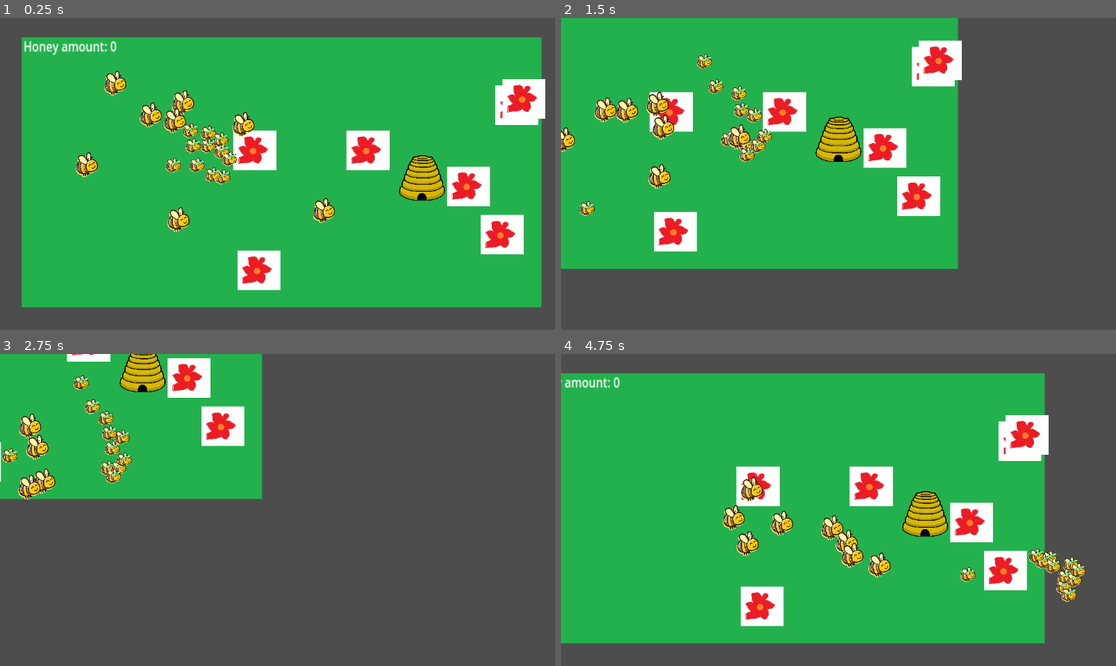
Above: before the commit, frames 1-4 (two rows, left to right).
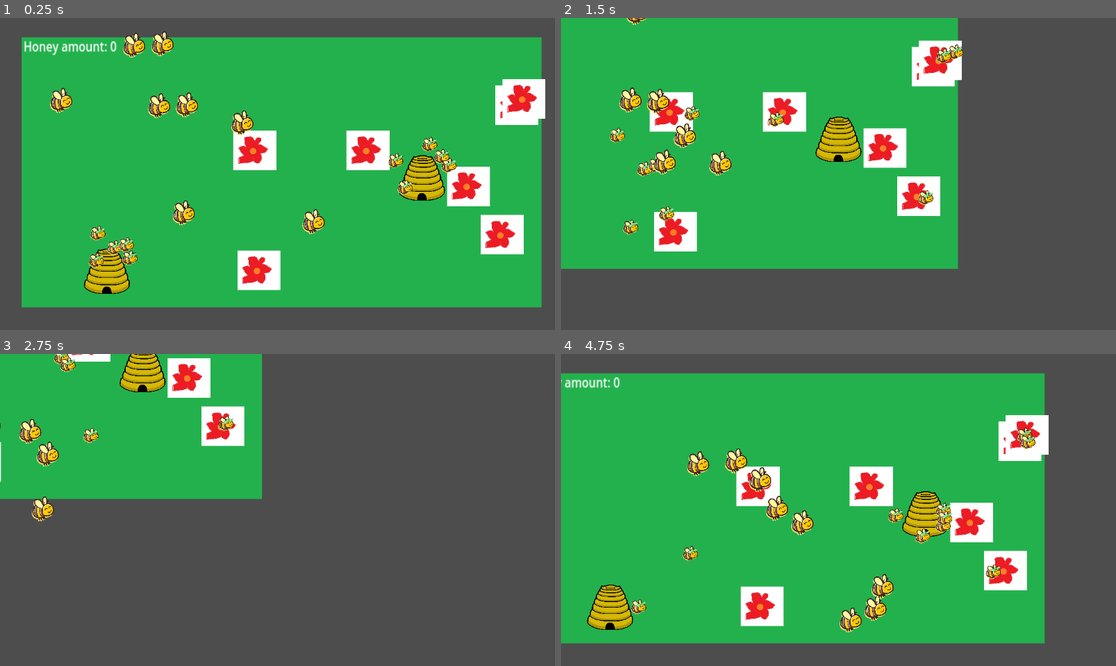
Above: after the commit, the same moments.

Repository: jam53/GMTK-Gamejam-2024
Game: Godot game, scene res://scenes/lawn.tscn
The game is run twice, just before and just after one commit, with the same random seed, the same clock (stepped at 60 frames per second) and the same inputs.
Inputs (mouse positions are in pixels of both pictures, inside the frame that each line leads up to):
- Up to frame 1 (0.25 s): no input
- Up to frame 2 (1.5 s): move the mouse to (960, 158) at 0.52 s; hold D (right) 0.53-1.28 s; tap Z (disable_follow) at 0.6, 1.35 s; click (960, 158) at 0.67 s; move the mouse to (727, 189) at 1.27 s; hold S (down) from 1.28 s (still down)
- Up to frame 3 (2.75 s): move the mouse to (333, 441) at 2.02 s; release S (down) at 2.03 s; hold D (right) from 2.03 s (still down); tap Z (disable_follow) at 2.1 s
- Up to frame 4 (4.75 s): move the mouse to (810, 572) at 2.77 s; release D (right) at 2.78 s; hold W (up) 2.78-3.53 s; tap Z (disable_follow) at 2.85, 3.6, 4.35 s; click (810, 572) at 2.92 s; move the mouse to (1005, 556) at 3.52 s; hold A (left) from 3.53 s (still down); move the mouse to (672, 463) at 4.27 s

The runs differ from the first frame. In frame 1, 5.6% of the frame differs, in the area x 9-83%, y 4-89%; in frame 2, 4.1%; in frame 3, 2.6%; in frame 4, 6.0%, in the area x 4-95%, y 23-90%.

Commit message:
Added spawn mechanic to hives

Diff:
--- a/scenes/lawn.tscn
+++ b/scenes/lawn.tscn
@@ -1,9 +1,8 @@
-[gd_scene load_steps=8 format=3 uid="uid://c4a7rjdvsbiot"]
+[gd_scene load_steps=7 format=3 uid="uid://c4a7rjdvsbiot"]
 
 [ext_resource type="Script" path="res://scripts/game_manager.gd" id="1_a2cg8"]
-[ext_resource type="Texture2D" path="res://assets/sprites/Grass.jpg" id="1_vh6ib"]
+[ext_resource type="Texture2D" uid="uid://binims7yi7qeu" path="res://assets/sprites/Grass.jpg" id="1_vh6ib"]
 [ext_resource type="Script" path="res://scripts/Player.gd" id="2_j2s3r"]
-[ext_resource type="PackedScene" uid="uid://njuanacax6rs" path="res://scenes/pollinator.tscn" id="2_n0x6s"]
 [ext_resource type="PackedScene" uid="uid://cod0dvo24bwsr" path="res://scenes/hive.tscn" id="2_qycfm"]
 [ext_resource type="PackedScene" uid="uid://b1ykum5n2wew4" path="res://scenes/flower_spawner.tscn" id="3_amc8p"]
 [ext_resource type="PackedScene" uid="uid://dply1skjqut7x" path="res://scenes/bee.tscn" id="4_2lnta"]
@@ -26,52 +25,11 @@
 position = Vector2(545, 286)
 texture = ExtResource("1_vh6ib")
 
-[node name="Pollinator" parent="." node_paths=PackedStringArray("hive") instance=ExtResource("2_n0x6s")]
-position = Vector2(374, 269)
-hive = NodePath("../Hive")
-
-[node name="Pollinator2" parent="." node_paths=PackedStringArray("hive") instance=ExtResource("2_n0x6s")]
-position = Vector2(374, 269)
-hive = NodePath("../Hive")
-
-[node name="Pollinator3" parent="." node_paths=PackedStringArray("hive") instance=ExtResource("2_n0x6s")]
-position = Vector2(374, 269)
-hive = NodePath("../Hive")
-
-[node name="Pollinator4" parent="." node_paths=PackedStringArray("hive") instance=ExtResource("2_n0x6s")]
-position = Vector2(374, 269)
-hive = NodePath("../Hive")
-
-[node name="Pollinator5" parent="." node_paths=PackedStringArray("hive") instance=ExtResource("2_n0x6s")]
-position = Vector2(374, 269)
-hive = NodePath("../Hive")
-
-[node name="Pollinator6" parent="." node_paths=PackedStringArray("hive") instance=ExtResource("2_n0x6s")]
-position = Vector2(374, 269)
-hive = NodePath("../Hive")
-
-[node name="Pollinator7" parent="." node_paths=PackedStringArray("hive") instance=ExtResource("2_n0x6s")]
-position = Vector2(374, 269)
-hive = NodePath("../Hive")
-
-[node name="Pollinator8" parent="." node_paths=PackedStringArray("hive") instance=ExtResource("2_n0x6s")]
-position = Vector2(374, 269)
-hive = NodePath("../Hive")
-
-[node name="Pollinator9" parent="." node_paths=PackedStringArray("hive") instance=ExtResource("2_n0x6s")]
-position = Vector2(374, 269)
-hive = NodePath("../Hive")
-
-[node name="Pollinator10" parent="." node_paths=PackedStringArray("hive") instance=ExtResource("2_n0x6s")]
-position = Vector2(374, 269)
-hive = NodePath("../Hive")
-
-[node name="Pollinator11" parent="." node_paths=PackedStringArray("hive") instance=ExtResource("2_n0x6s")]
-position = Vector2(374, 269)
-hive = NodePath("../Hive")
-
 [node name="Hive" parent="." instance=ExtResource("2_qycfm")]
 position = Vector2(836, 297)
+
+[node name="Hive2" parent="." instance=ExtResource("2_qycfm")]
+position = Vector2(182, 491)
 
 [node name="Bee" parent="." instance=ExtResource("4_2lnta")]
 position = Vector2(263, 127)
--- a/scenes/pollinator.tscn
+++ b/scenes/pollinator.tscn
@@ -1,7 +1,7 @@
 [gd_scene load_steps=7 format=3 uid="uid://njuanacax6rs"]
 
 [ext_resource type="PackedScene" uid="uid://cqv5u44ij7yof" path="res://scenes/boids_component.tscn" id="1_ekwfm"]
-[ext_resource type="Script" path="res://scenes/pollinator.gd" id="1_wpucn"]
+[ext_resource type="Script" path="res://scripts/pollinator.gd" id="1_o4nss"]
 [ext_resource type="Texture2D" uid="uid://cw6sd1iyoi235" path="res://assets/sprites/temp/pollinator.png" id="2_3exmf"]
 
 [sub_resource type="CircleShape2D" id="CircleShape2D_g7x5u"]
@@ -16,7 +16,9 @@
 [node name="Pollinator" type="Node2D"]
 z_index = 1
 scale = Vector2(0.376313, 0.376313)
-script = ExtResource("1_wpucn")
+script = ExtResource("1_o4nss")
+pollinateTime = null
+hiveTime = null
 
 [node name="BoidsComponent" parent="." node_paths=PackedStringArray("flock_area_shape") instance=ExtResource("1_ekwfm")]
 flock_area_shape = NodePath("FlockView")
--- a/scripts/game_manager.gd
+++ b/scripts/game_manager.gd
@@ -1,4 +1,6 @@
 extends Node
+
+class_name GameManager
 
 var honey_amount := 0
 @onready var honey_amount_label = $honeyamountlabel
--- a/scripts/hive.gd
+++ b/scripts/hive.gd
@@ -1,3 +1,18 @@
 extends StaticBody2D
 
-# TODO: write code that spawns bees
+class_name Hive
+
+@export var capacity := 5
+@onready var game_manager = %GameManager
+
+
+var pollinator_template = preload("res://scenes/pollinator.tscn")
+
+
+func _ready():
+	print(game_manager)
+	for i in range(capacity):
+		var pollinator = pollinator_template.instantiate()
+		pollinator.hive = self
+		# pollinator.game_manager = game_manager
+		add_child(pollinator)
--- a/scripts/pollinator.gd
+++ b/scripts/pollinator.gd
@@ -1,12 +1,12 @@
 extends Node2D
 
-@export var hive : Node2D
+@export var hive : Hive
 @export var pollinateTime := 2
 @export var hiveTime := 2
 @onready var boids_component = $BoidsComponent
 @onready var pollinate_timer = $PollinateTimer
 @onready var hive_timer = $HiveTimer
-@onready var game_manager = %GameManager
+
 
 var _flower_found := false
 var _in_hive := false
@@ -47,6 +47,6 @@
 
 func _on_hive_timer_timeout():
 	print("Hivetime finished")
-	game_manager.update_honey(5)
+	hive.game_manager.update_honey(5)
 	_in_hive = false
 	boids_component.lure = null
